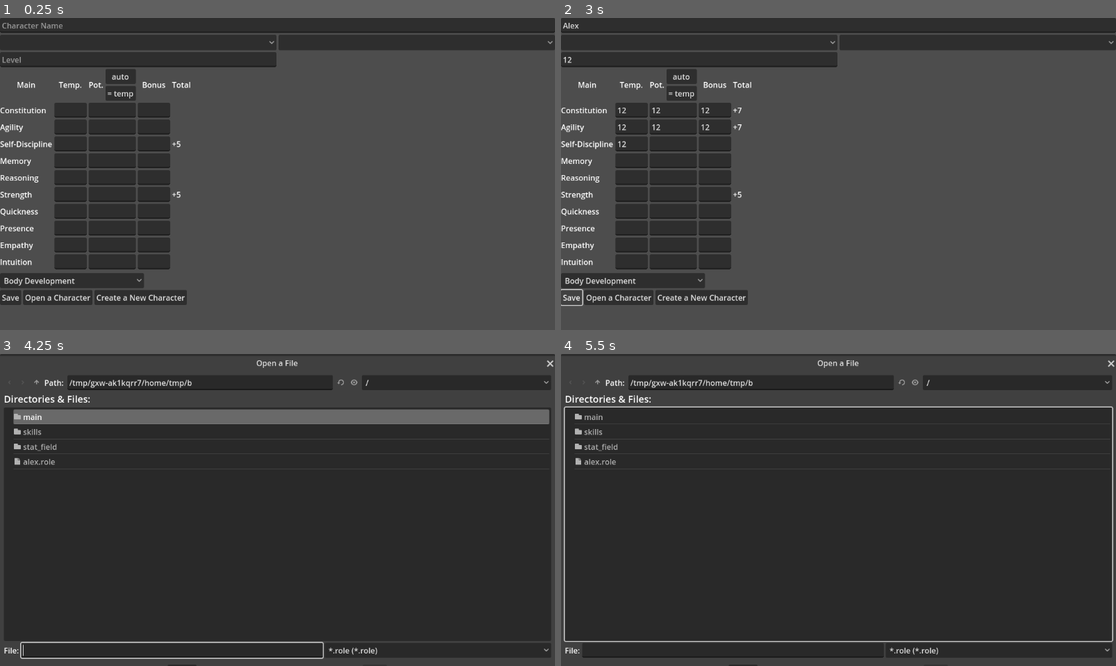
Above: before the commit, frames 1-4 (two rows, left to right).
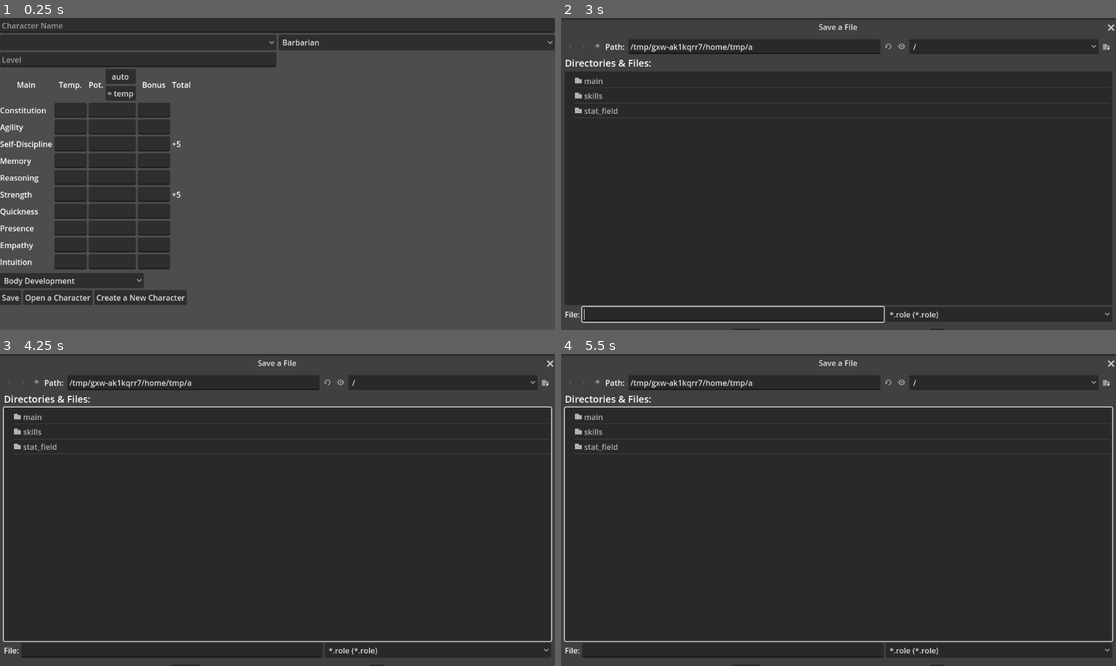
Above: after the commit, the same moments.

Repository: the-alex-g/RMCalculator
Game: Godot game, scene res://main/main.tscn
Same seed, same stepped clock (60 frames per second), same inputs: the game is played once before the commit and once after it.
Inputs (mouse positions are in pixels of both pictures, inside the frame that each line leads up to):
- Up to frame 1 (0.25 s): no input
- Up to frame 2 (3 s): click (838, 24) at 0.52 s; type "Alex" at 0.6 s; click (699, 58) at 0.75 s; type "12" at 0.83 s; click (633, 111) at 0.98 s; type "12" at 1.07 s; click (672, 111) at 1.27 s; type "12" at 1.35 s; click (716, 111) at 1.5 s; type "12" at 1.58 s; click (633, 127) at 1.73 s; type "12" at 1.82 s; click (672, 127) at 2.02 s; type "12" at 2.1 s; click (716, 127) at 2.25 s; type "12" at 2.33 s; click (633, 142) at 2.48 s; type "12" at 2.57 s; click "Save" at 2.75 s
- Up to frame 3 (4.25 s): click "Open a Character" at 3.5 s
- Up to frame 4 (5.5 s): click "Create a New Character" at 4.25 s; click "Create a New Character" at 5 s

The runs differ from the first frame. In frame 1, less than 0.1% of the frame differs, in the area x 50-58%, y 6-9%; in frame 2, 68%, in the area x 0-100%, y 1-100%; in frame 3, 6.4%; in frame 4, 0.3%.

Commit message:
Add file dialog for saving

Diff:
--- a/main/main.gd
+++ b/main/main.gd
@@ -22,7 +22,7 @@
 
 
 func _on_save_button_pressed() -> void:
-	_save()
+	_open_file_dialog(FileDialog.FILE_MODE_SAVE_FILE, _save)
 
 
 func _clear() -> void:
@@ -32,7 +32,7 @@
 	_skill_container.clear()
 
 
-func _save() -> void:
+func _save(to:String) -> void:
 	var save_file := ConfigFile.new()
 
 	save_file.set_value("character", "stats", _stat_field.get_save_data())
@@ -45,7 +45,7 @@
 	for skill_name in skill_save_data:
 		save_file.set_value("skills", skill_name, skill_save_data[skill_name])
 
-	save_file.save("res://%s.role" % [_name_field.text.to_lower().replace(" ", "_")])
+	save_file.save(to)
 
 
 func _open(filepath: String) -> void:
@@ -84,13 +84,17 @@
 
 
 func _on_open_button_pressed() -> void:
+	_open_file_dialog(FileDialog.FILE_MODE_OPEN_FILE, _open)
+
+
+func _open_file_dialog(file_mode:FileDialog.FileMode, function:Callable) -> void:
 	var file_dialog := FileDialog.new()
 	add_child(file_dialog)
 	file_dialog.access = FileDialog.ACCESS_FILESYSTEM
 	file_dialog.popup(get_viewport_rect())
 	file_dialog.add_filter("*.role")
-	file_dialog.file_mode = FileDialog.FILE_MODE_OPEN_FILE
-	_open(await file_dialog.file_selected)
+	file_dialog.file_mode = file_mode
+	function.call(await file_dialog.file_selected)
 	file_dialog.queue_free()
 
 
--- a/main/main.tscn
+++ b/main/main.tscn
@@ -33,7 +33,6 @@
 [node name="ClassList" type="OptionButton" parent="VBoxContainer/HBoxContainer2"]
 layout_mode = 2
 size_flags_horizontal = 3
-item_count = 1
 
 [node name="Level" type="LineEdit" parent="VBoxContainer/HBoxContainer2"]
 layout_mode = 2
